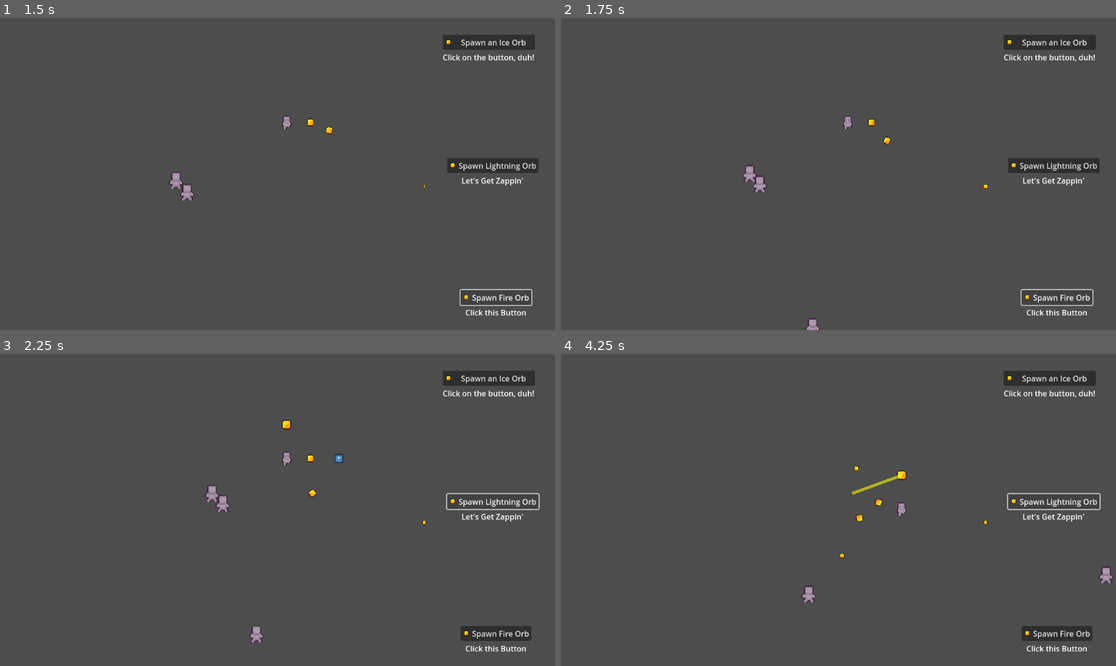
Above: before the commit, frames 1-4 (two rows, left to right).
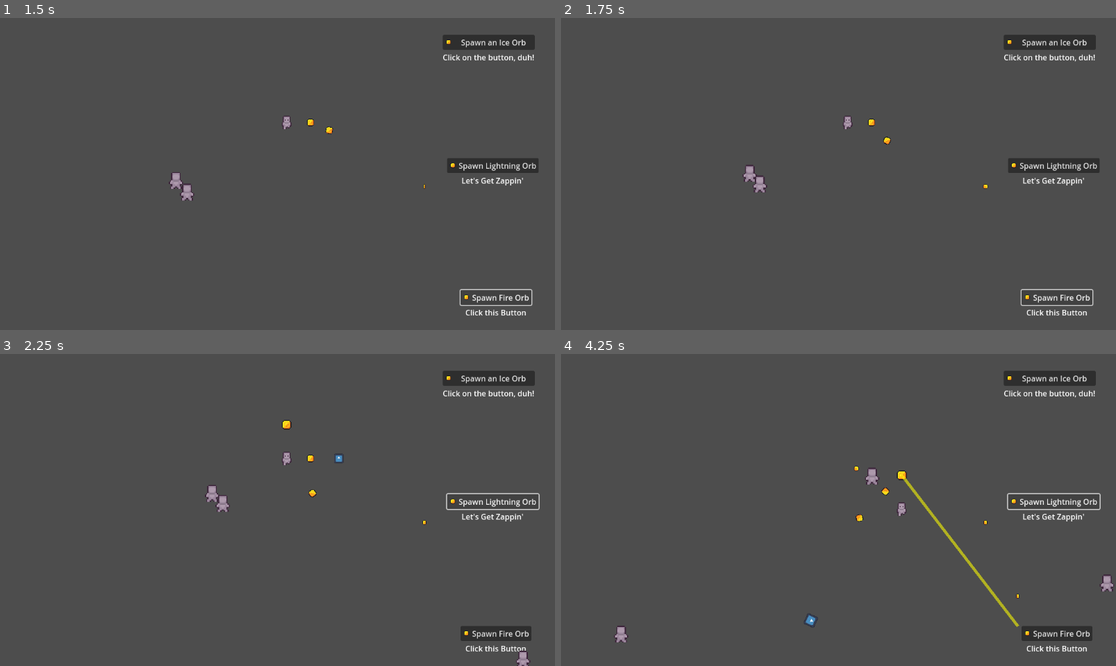
Above: after the commit, the same moments.

Repository: ImperatusGames/TopDownGame
Game: Godot game, scene res://game.tscn
Same seed, same stepped clock (60 frames per second), same inputs: the game is played once before the commit and once after it. The engine's default icon, where the game draws it, is replaced by a stand-in: a white triangle on a blue panel in a dark square.
Inputs:
- Up to frame 1 (1.5 s): click "Spawn an Ice Orb" at 0.5 s; click "Spawn Fire Orb" at 1.25 s
- Up to frame 2 (1.75 s): no input
- Up to frame 3 (2.25 s): click "Spawn Lightning Orb" at 2 s
- Up to frame 4 (4.25 s): hold D (move_right) 2.78-3.53 s; hold S (move_down) from 3.53 s (still down)

Frame 1 is identical in both runs. In frame 2, less than 0.1% of the frame differs, in the area x 44-47%, y 96-100%; in frame 3, 0.2%; in frame 4, 1.0%, in the area x 9-100%, y 36-93%.

Commit message:
Enemy Spawner Updates
See title

Diff:
--- a/enemies/enemy_spawner.gd
+++ b/enemies/enemy_spawner.gd
@@ -1,6 +1,7 @@
 extends Node2D
 class_name EnemySpawner
 
+@onready var path: PathFollow2D = %PathFollow2D
 @export var enemy : Array[PackedScene]
 var count : int
 
@@ -12,5 +13,7 @@
 	spawn_enemy()
 
 func spawn_enemy():
-	enemy[count].instantiate()
-	get_parent().call_deferred("add_child", enemy[count])
+	path.progress_ratio = randf()
+	var new_enemy = enemy[count].instantiate()
+	new_enemy.global_position = path.global_position
+	call_deferred("add_child", new_enemy)
--- a/game.gd
+++ b/game.gd
@@ -10,7 +10,7 @@
 	ice_button.pressed.connect(_ice_orb_spawn_pressed)
 	fire_button.pressed.connect(_fire_orb_spawn_pressed)
 	bolt_button.pressed.connect(_bolt_orb_spawn_pressed)
-	%Timer.timeout.connect(_on_timer_timeout)
+	#%Timer.timeout.connect(_on_timer_timeout)
 
 func _ice_orb_spawn_pressed():
 	const ICE_ORB = preload("res://player/weapons/ice_orb.tscn")
@@ -36,11 +36,11 @@
 	player.add_child(new_orb)
 	print("New Bolt Orb spawned at " + str(new_orb.global_position))
 
-func spawn_mob():
-	var new_mob = preload("res://enemies/zombie.tscn").instantiate()
-	%PathFollow2D.progress_ratio = randf()
-	new_mob.global_position = %PathFollow2D.global_position
-	add_child(new_mob)
-
-func _on_timer_timeout():
-	spawn_mob()
+#func spawn_mob():
+	#var new_mob = preload("res://enemies/zombie.tscn").instantiate()
+	#%PathFollow2D.progress_ratio = randf()
+	#new_mob.global_position = %PathFollow2D.global_position
+	#add_child(new_mob)
+#
+#func _on_timer_timeout():
+	#spawn_mob()
